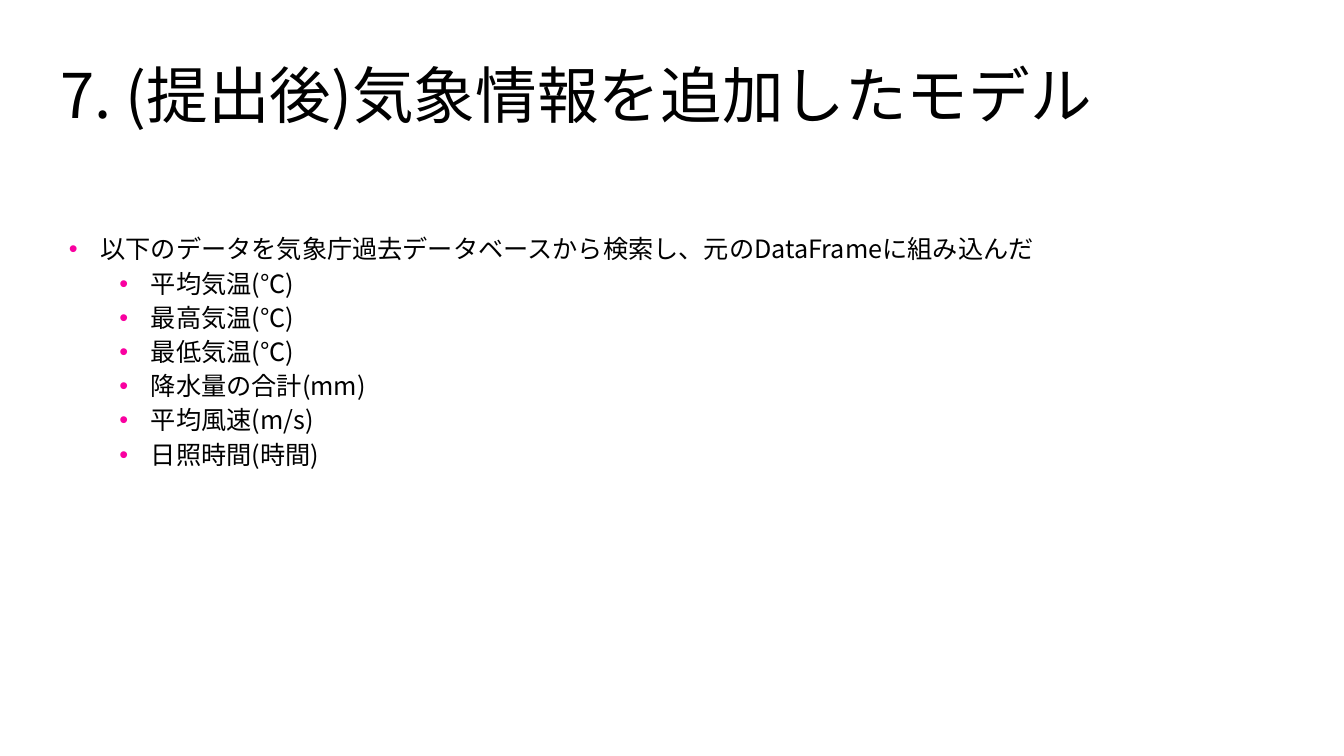
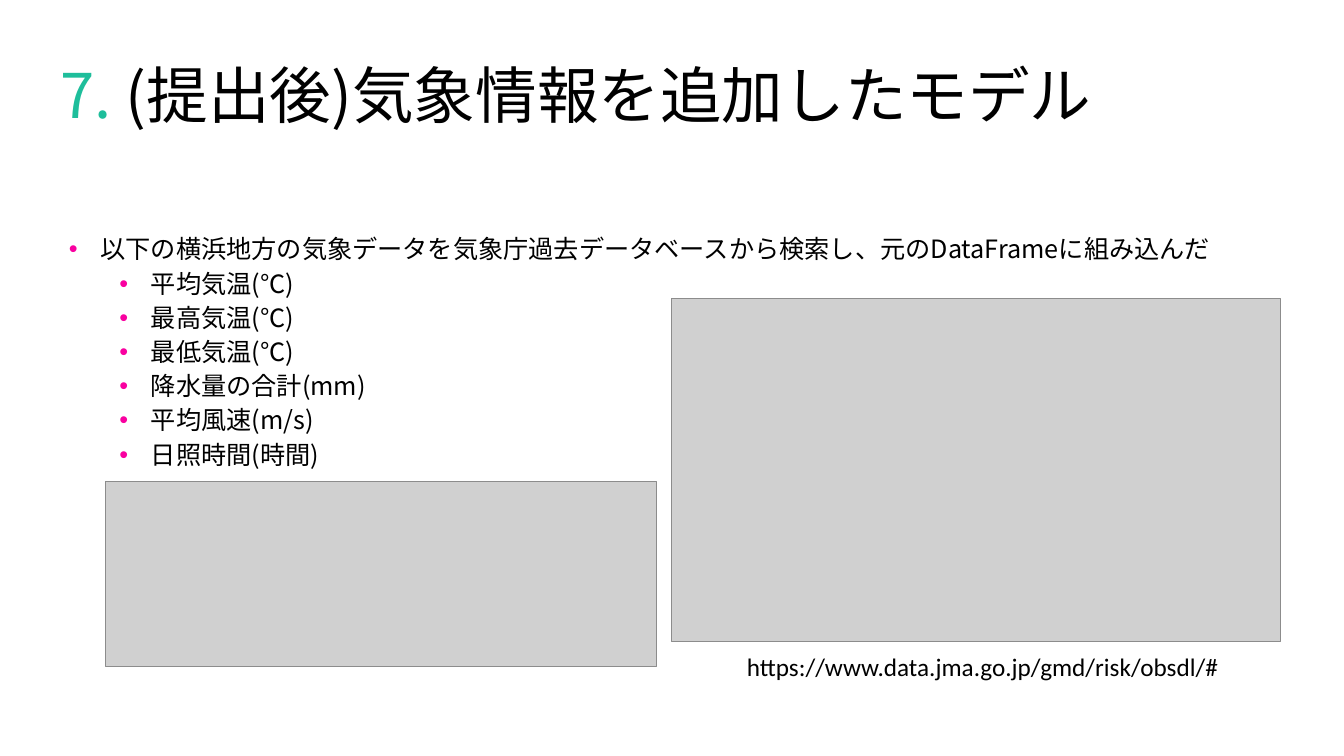
Before and after one commit to tsyu12345/Class_DataScienceEX, a slide deck: slide 13 of 最終課題用/report-23vr008n.pptx. Drawn at 1344x756 pixels with LibreOffice and Linux fonts; fonts in the diff are those of the drawing; grey boxes stand for pictures. Boxes give left, top, right and bottom in pixels: in the first picture for what was removed or moved away, otherwise in the second. Text is boxed around its words. In the diff, an @@ line names an element or a change of style, - is before the commit and + after.

```diff
--- a/最終課題用/report-23vr008n.pptx
+++ b/最終課題用/report-23vr008n.pptx
@@ title "7. (提出後)気象情報を追加したモデル" at (60,65,1092,130): text colour #000000 to #1EBE9B in "7." @@
@@ text at (100,236,1210,260): text changed @@
-• 以下のデータを気象庁過去データベースから検索し、元のDataFrameに組み込んだ
+• 以下の横浜地方の気象データを気象庁過去データベースから検索し、元のDataFrameに組み込んだ
@@ picture added at (671,298,1280,641) @@
@@ picture added at (106,481,656,666) @@
@@ text added at (747,658,1218,681), 18 pt, text #000000 @@
+https://www.data.jma.go.jp/gmd/risk/obsdl/#
```
Also in this commit, not shown: 8 other slides changed, 2 slides added, 1 slide removed, 1 other file.
